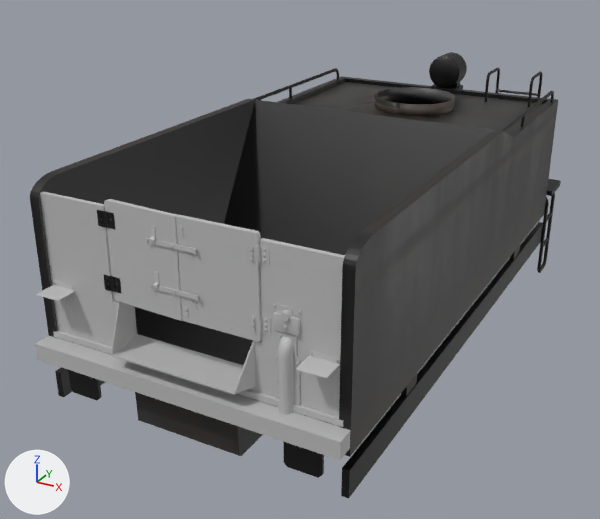
The FBX model unity/Assets/_CCL_CARS/S060B/060tender.fbx: old version first, new version second.
Rendered twice from a 50 mm camera at (2.8, -3.58, 4.06) aimed at (-0.39, 2.22, 1.16). Every picture has the same lights, and +X, +Y and +Z are marked at lower left. Where no turn or scale is listed for an object, it has been applied to the vertices.

In view in the first picture: 'CarTank_LOD0.004', 'Cube.005', 's282_tender.001', 's282_tender.002', 's282_tender.003', 's282_tender.004', 's282_tender.005', 's282_tender.006', 's282_tender.007', 's282_tender_cab'.
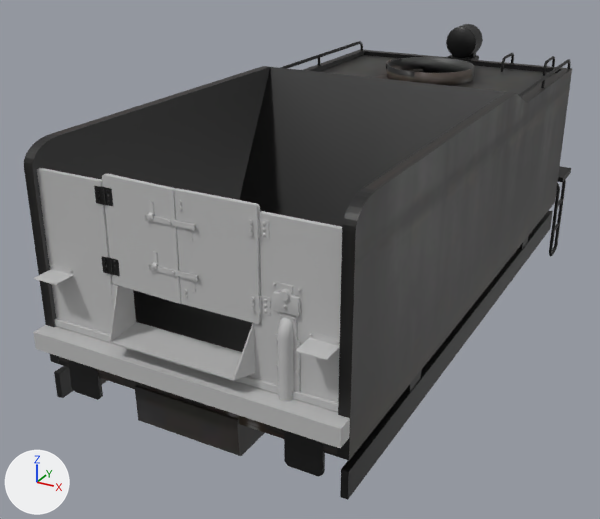
Edits to the bpy script that builds the scene:
```text
Change ob_cartank_lod0_004:
    ob_cartank_lod0_004.location: (0.049, 3.748, 2.078) -> (0.049, 4.127, 2.272)
    ob_cartank_lod0_004.scale: (1.0, 1.0, 1.0) -> (1.12, 1.12, 1.12)
Change ob_s282_tender_001:
    ob_s282_tender_001.location: (0.0, -0.184, 0.0) -> (0.0, -0.215, 0.0)
    ob_s282_tender_001.scale: (0.777, 1.0, 1.0) -> (0.777, 1.0, 1.09)
Change ob_s282_tender_004:
    ob_s282_tender_004.location: (0.735, 4.513, 1.729) -> (0.735, 4.987, 1.8)
Change ob_s282_tender_003:
    ob_s282_tender_003.location: (-0.033, 4.725, 1.045) -> (-0.033, 5.218, 1.045)
Change ob_s282_tender_002:
    ob_s282_tender_002.location: (0.0, 4.608, 2.317) -> (0.0, 5.072, 2.545)
Change ob_cube_005:
    ob_cube_005.location: (0.0, 3.54, 1.672) -> (0.0, 3.906, 1.77)
    ob_cube_005.scale: (1.1, 0.947, 0.557) -> (1.1, 1.05, 0.669)
Change ob_s282_tender_007:
    ob_s282_tender_007.location: (0.0, 3.463, 2.333) -> (0.0, 4.049, 2.532)
Change ob_s282_tender_cab:
    ob_s282_tender_cab.scale: (0.77, 0.762, 0.762) -> (0.77, 0.813, 0.762)
Change ob_s282_tender_005:
    ob_s282_tender_005.scale: (1.0, 1.0, 0.616) -> (1.0, 1.0, 0.668)
```

Boxes (x1, y1, x2, y2) around the edits, measured in the pictures (600 x 519 px):
'Cube.005', moved, rescaled (8% taller)
    before: (30, 76, 558, 457)
    after: (24, 50, 572, 460)
's282_tender_cab', rescaled
    before: (35, 192, 351, 460)
    after: (33, 168, 350, 448)
's282_tender.001', moved, rescaled
    before: (55, 222, 543, 498)
    after: (54, 210, 553, 500)
'CarTank_LOD0.004', moved, rescaled (10% wider)
    before: (375, 87, 455, 116)
    after: (386, 57, 474, 86)
's282_tender.005', rescaled (8% taller)
    before: (68, 370, 324, 478)
    after: (68, 360, 325, 477)
's282_tender.002', moved
    before: (429, 52, 467, 90)
    after: (445, 24, 483, 61)
's282_tender.003', moved
    before: (537, 179, 561, 273)
    after: (549, 166, 571, 257)
's282_tender.007', moved
    before: (254, 68, 554, 132)
    after: (280, 41, 571, 97)
's282_tender.004', moved
    before: (484, 68, 543, 107)
    after: (501, 53, 555, 76)
